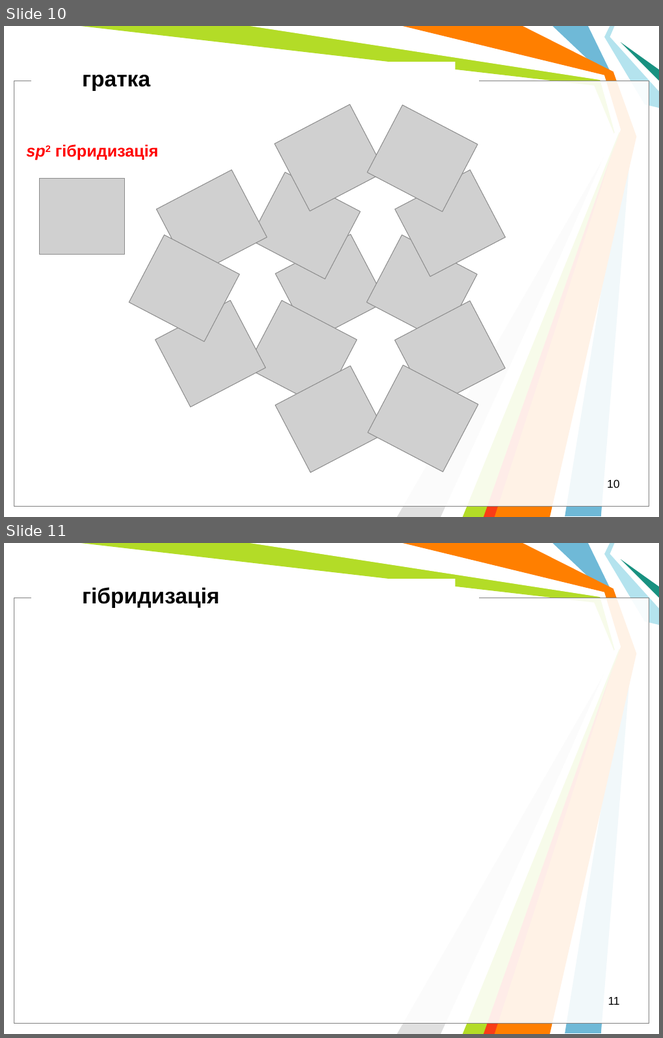
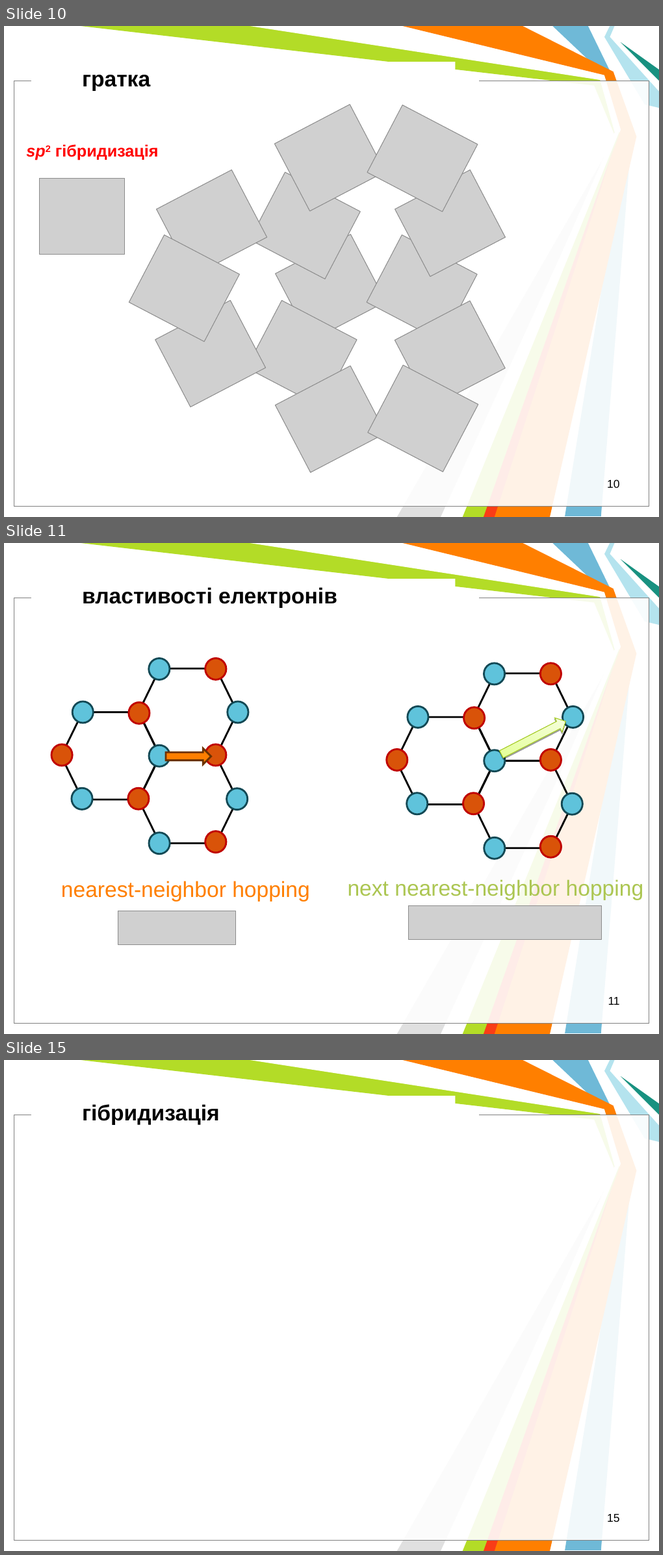
Before and after one commit to l432/NMK, a slide deck: Lecture/Nanoelectronika/Present/NanoelectronV5.ppt. Shown one above the other, each under a label of ours: slides 10 and 11 before the commit, slides 10, 11 and 15 after it; the slides between them are not shown. The pictures are 663x1038 and 663x1555 pixels, drawn with LibreOffice and Linux fonts; fonts in the diff are those of the drawing; grey boxes stand for pictures; background and template pictures are left out. Boxes give left, top, right and bottom in pixels: in the first picture for what was removed or moved away, otherwise in the second. Text is boxed around its words. In the diff, an @@ line names an element or a change of style, - is before the commit and + after.

```diff
--- a/Lecture/Nanoelectronika/Present/NanoelectronV5.ppt
+++ b/Lecture/Nanoelectronika/Present/NanoelectronV5.ppt
@@ slide 11 added at bbox=[4, 543, 659, 1034], background #FFFFFF; not listed: 11 template elements that a slide beside it also shows @@
@@ text added at bbox=[82, 587, 337, 608], 24 pt, text #000000, bold @@
+властивості електронів
@@ right arrow added at bbox=[497, 714, 570, 761], fill gradient #E3FF94 to #F7FFE1, outline #A1C71D 0.74 pt @@
@@ right arrow added at bbox=[166, 749, 211, 765], fill #FF7F00, outline #6C3200 2.01 pt @@
@@ group added at bbox=[51, 658, 248, 854]: 13 ellipses, 3 hexagons @@
@@ group added at bbox=[387, 663, 584, 860]: 13 ellipses, 3 hexagons @@
@@ text added at bbox=[61, 881, 310, 902], 24 pt, text #FF7F00 @@
+nearest-neighbor hopping
@@ text added at bbox=[348, 880, 644, 901], 24 pt, text #ACC652 @@
+next nearest-neighbor hopping
@@ picture added at bbox=[118, 911, 236, 945] @@
@@ picture added at bbox=[409, 906, 601, 940] @@
@@ page number added at bbox=[608, 997, 620, 1005], 12.5 pt, text #000000 @@
+11
@@ what was slide 11 is now slide 15 @@
@@ page number at bbox=[607, 1514, 620, 1522]: text changed @@
-11
+15
```
Also in this commit, not shown: 4 other slides added, 2 slides removed.
